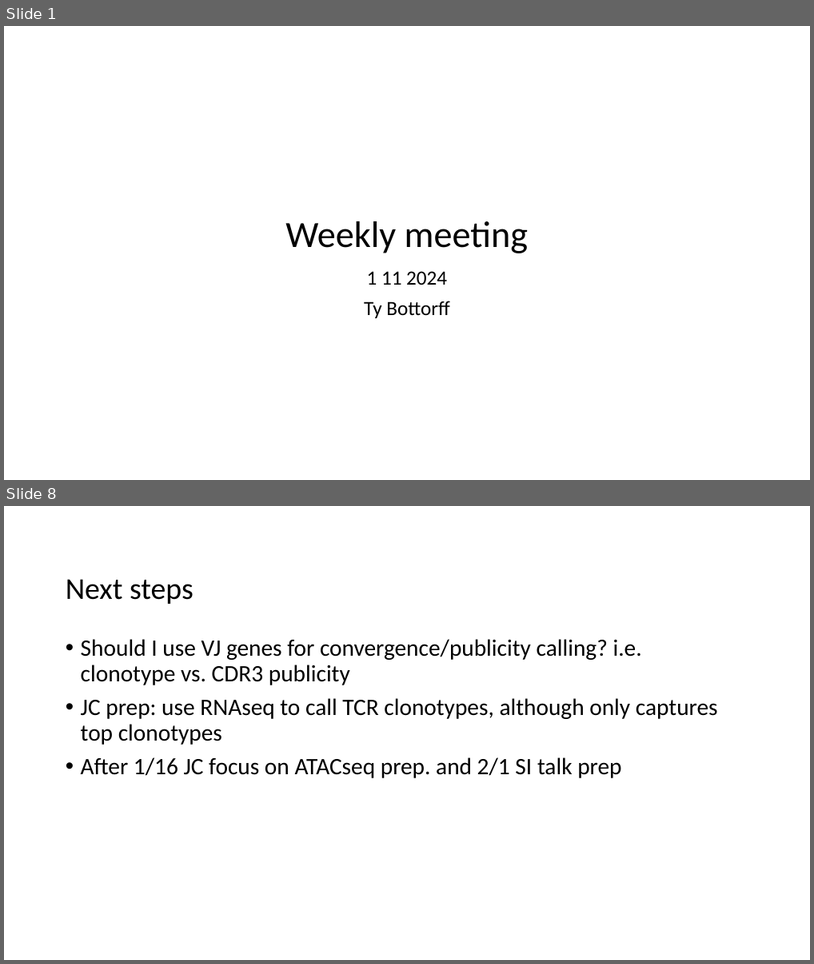
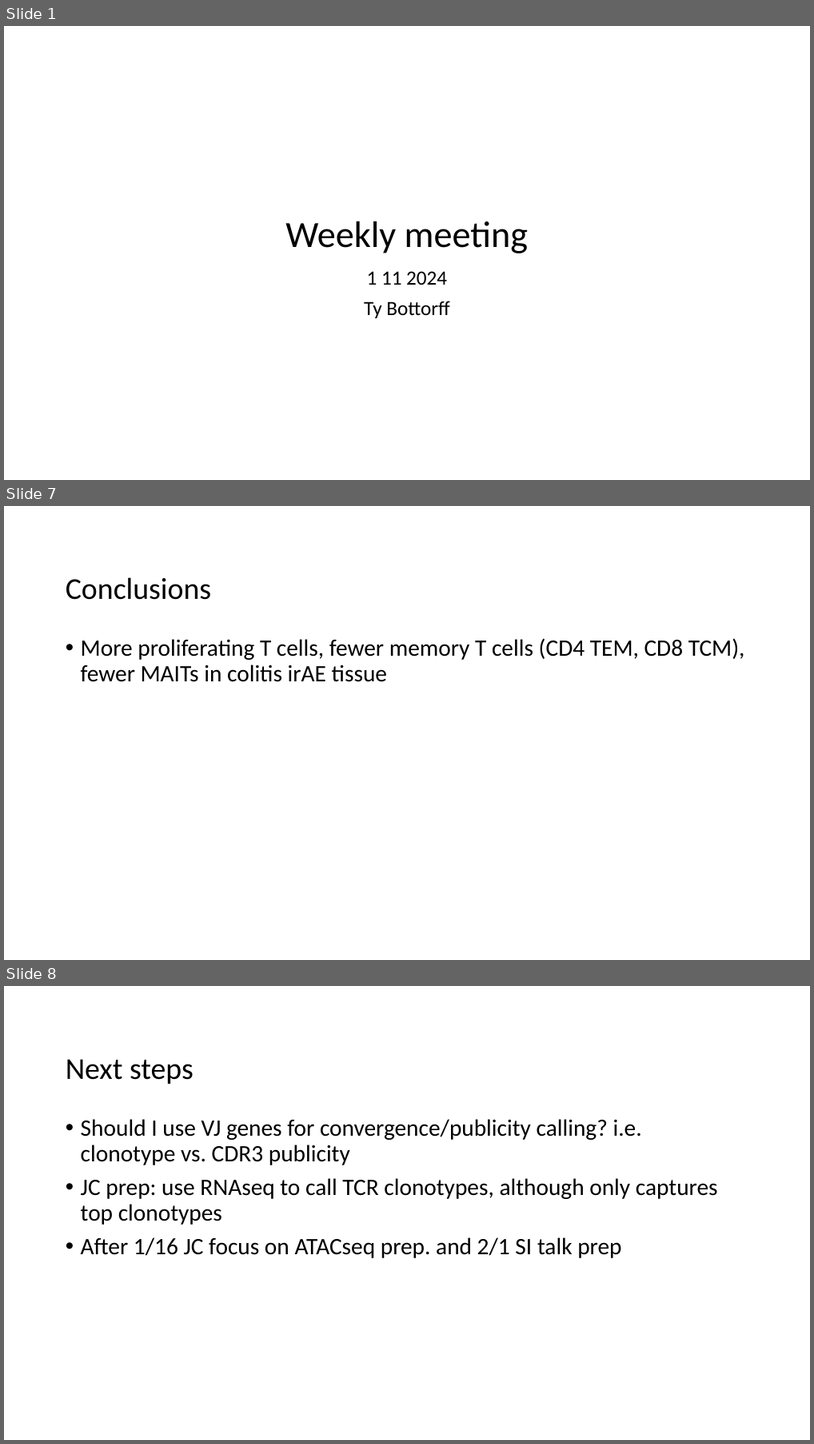
Before and after one commit to tybottorff/bottorffdocs, a slide deck: linsley_postdoc/presentations/weekly_meetings/1_11_24.pptx. Shown one above the other, each under a label of ours: slides 1 and 8 before the commit, slides 1, 7 and 8 after it; the slides between them are not shown. The pictures are 814x964 and 814x1444 pixels, drawn with LibreOffice and Linux fonts; fonts in the diff are those of the drawing. Boxes give left, top, right and bottom in pixels: in the first picture for what was removed or moved away, otherwise in the second. Text is boxed around its words. In the diff, an @@ line names an element or a change of style, - is before the commit and + after.

```diff
--- a/linsley_postdoc/presentations/weekly_meetings/1_11_24.pptx
+++ b/linsley_postdoc/presentations/weekly_meetings/1_11_24.pptx
@@ slide 7 added at (x1=4, y1=506, x2=810, y2=960), background #FFFFFF @@
@@ title added at (x1=66, y1=577, x2=211, y2=600), 36 pt, text #000000 @@
+Conclusions
@@ text added at (x1=81, y1=638, x2=746, y2=682), 28 pt, text #000000 @@
+• More proliferating T cells, fewer memory T cells (CD4 TEM, CD8 TCM), fewer MAITs in colitis irAE tissue
```
Also in this commit, not shown: 1 slide changed, 5 other slides added, 5 slides removed.
